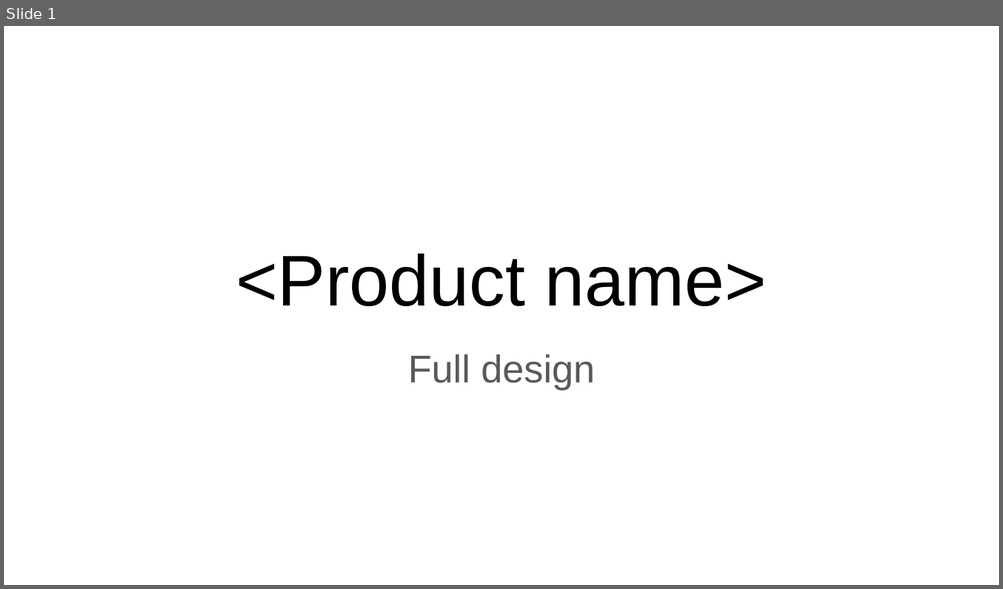
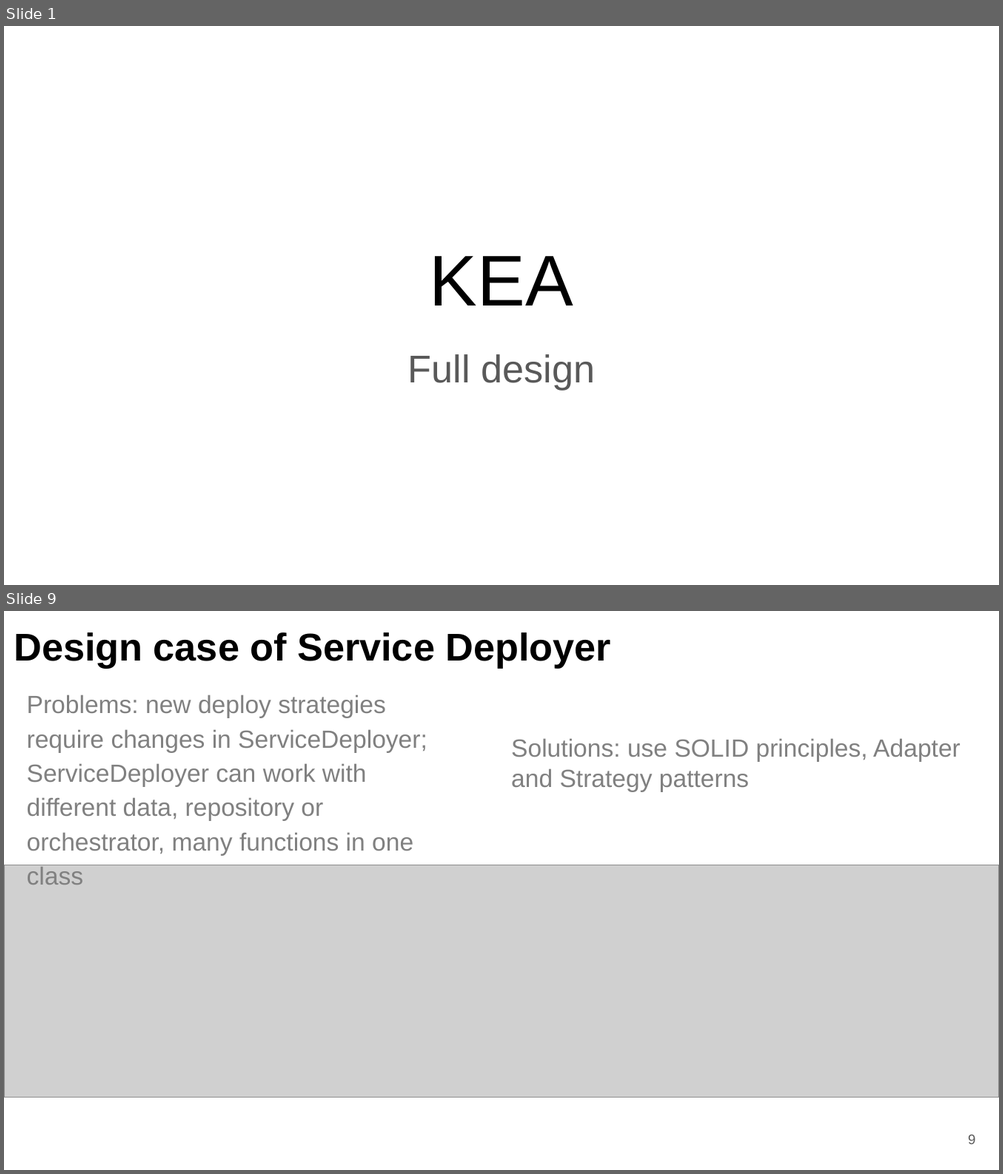
Before and after one commit to fanglores/Advanced-Software-Design, a slide deck: PracticeTasks/Module2/FinalTask_2/FinalTask_2.pptx. Shown one above the other, each under a label of ours: slide 1 before the commit, slides 1 and 9 after it; the slides between them are not shown. The pictures are 1003x589 and 1003x1174 pixels, drawn with LibreOffice and Linux fonts; fonts in the diff are those of the drawing; grey boxes stand for pictures. Boxes give left, top, right and bottom in pixels: in the first picture for what was removed or moved away, otherwise in the second. Text is boxed around its words. In the diff, an @@ line names an element or a change of style, - is before the commit and + after.

```diff
--- a/PracticeTasks/Module2/FinalTask_2/FinalTask_2.pptx
+++ b/PracticeTasks/Module2/FinalTask_2/FinalTask_2.pptx
@@ slide 9 added at [4,611,999,1170], background #FFFFFF @@
@@ title added at [14,632,611,668], 28 pt, text #000000, bold @@
+Design case of Service Deployer
@@ text added at [27,695,427,885], 18 pt, text #808080 @@
+Problems: new deploy strategies require changes in ServiceDeployer; ServiceDeployer can work with different data, repository or orchestrator, many functions in one class
@@ text added at [511,738,960,792], 18 pt, text #808080 @@
+Solutions: use SOLID principles, Adapter and Strategy patterns
@@ picture added at [4,865,999,1097] @@
@@ page number added at [967,1135,975,1145], 10 pt, text #595959 @@
+9
@@ slide 1 changed as well @@
@@ title at [430,256,573,306]: text changed @@
-<Product name>
+KEA
```
Also in this commit, not shown: 2 other slides changed, 13 other slides added, 13 slides removed, 2 other files.
